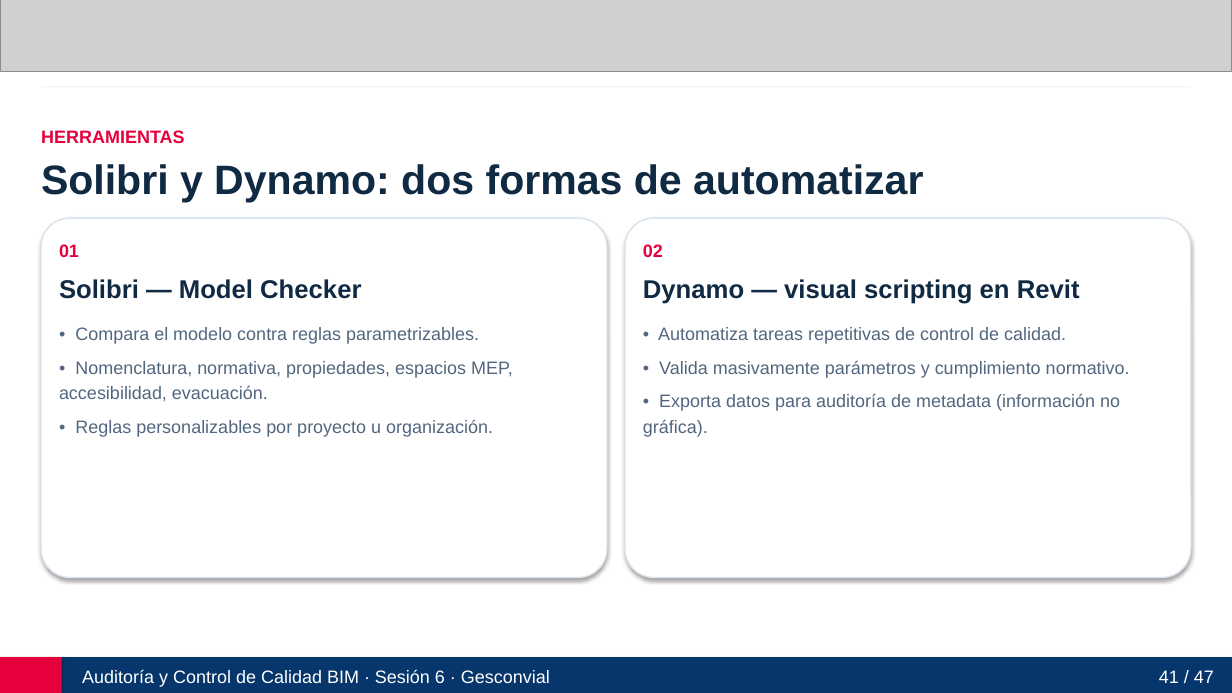
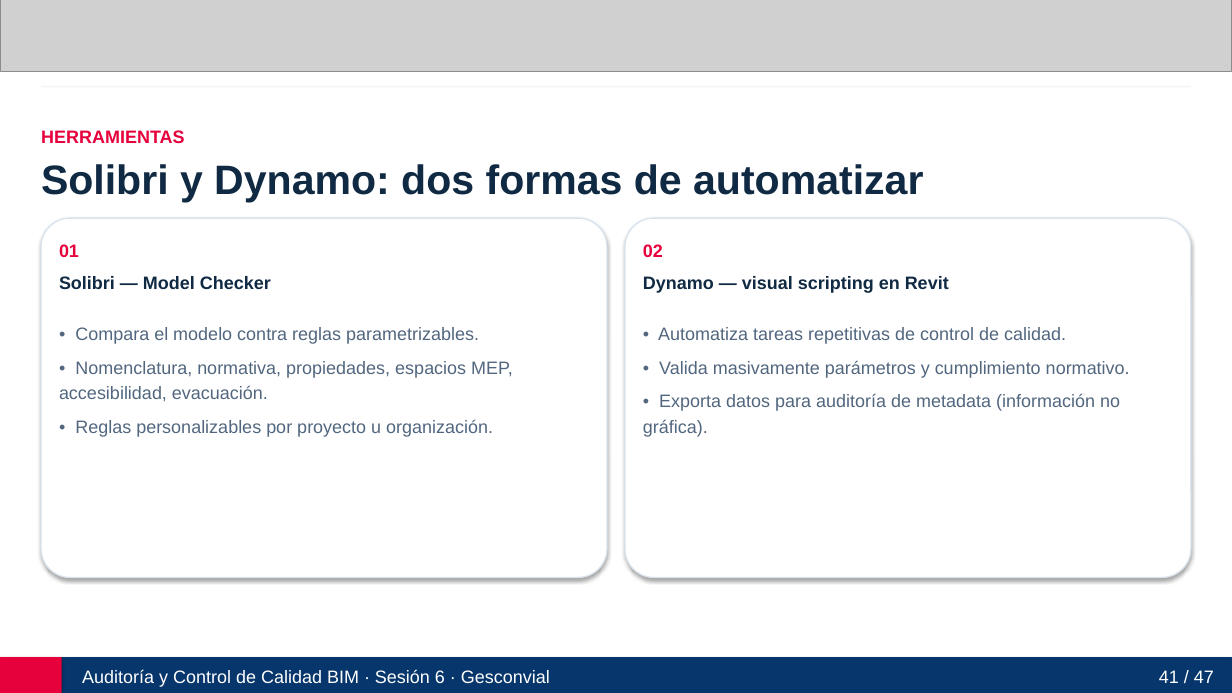
Before and after one commit to manuelzv150-art/auditoria-control-calidad-bim-gesconvial, a slide deck: slide 41 of Auditoria_y_Control_de_Calidad_BIM_Gesconvial_Sesion6.pptx. Drawn at 1232x693 pixels with LibreOffice and Linux fonts; fonts in the diff are those of the drawing; grey boxes stand for pictures. Boxes give left, top, right and bottom in pixels: in the first picture for what was removed or moved away, otherwise in the second. Text is boxed around its words. In the diff, an @@ line names an element or a change of style, - is before the commit and + after.

```diff
--- a/Auditoria_y_Control_de_Calidad_BIM_Gesconvial_Sesion6.pptx
+++ b/Auditoria_y_Control_de_Calidad_BIM_Gesconvial_Sesion6.pptx
@@ text "Solibri — Model Checker" at box(59, 276, 271, 289): size 20 to 14 pt @@
@@ text "Dynamo — visual scripting en ..." at box(643, 276, 949, 293): size 20 to 14 pt @@
```
Also in this commit, not shown: 13 other slides changed, 14 other files.
